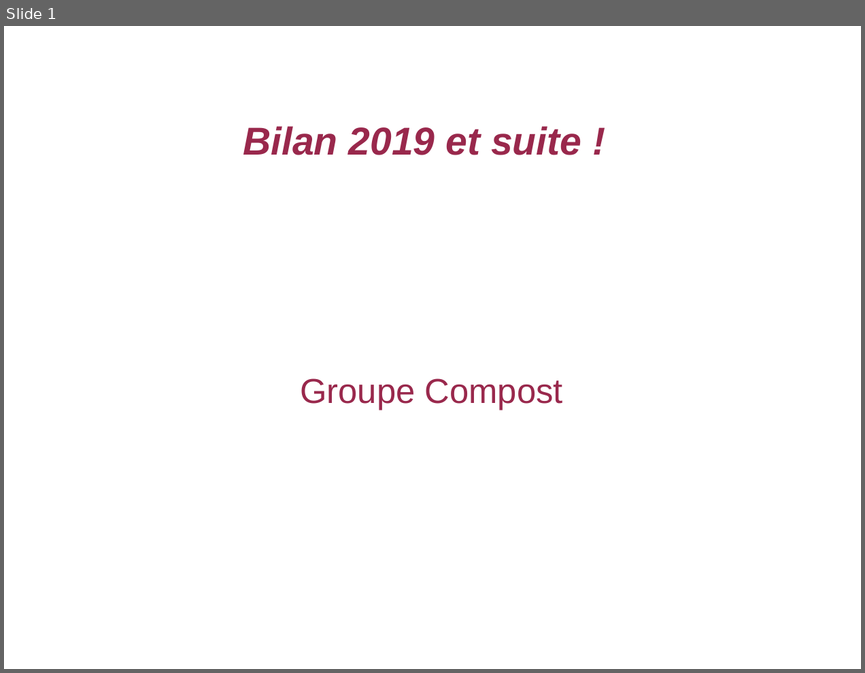
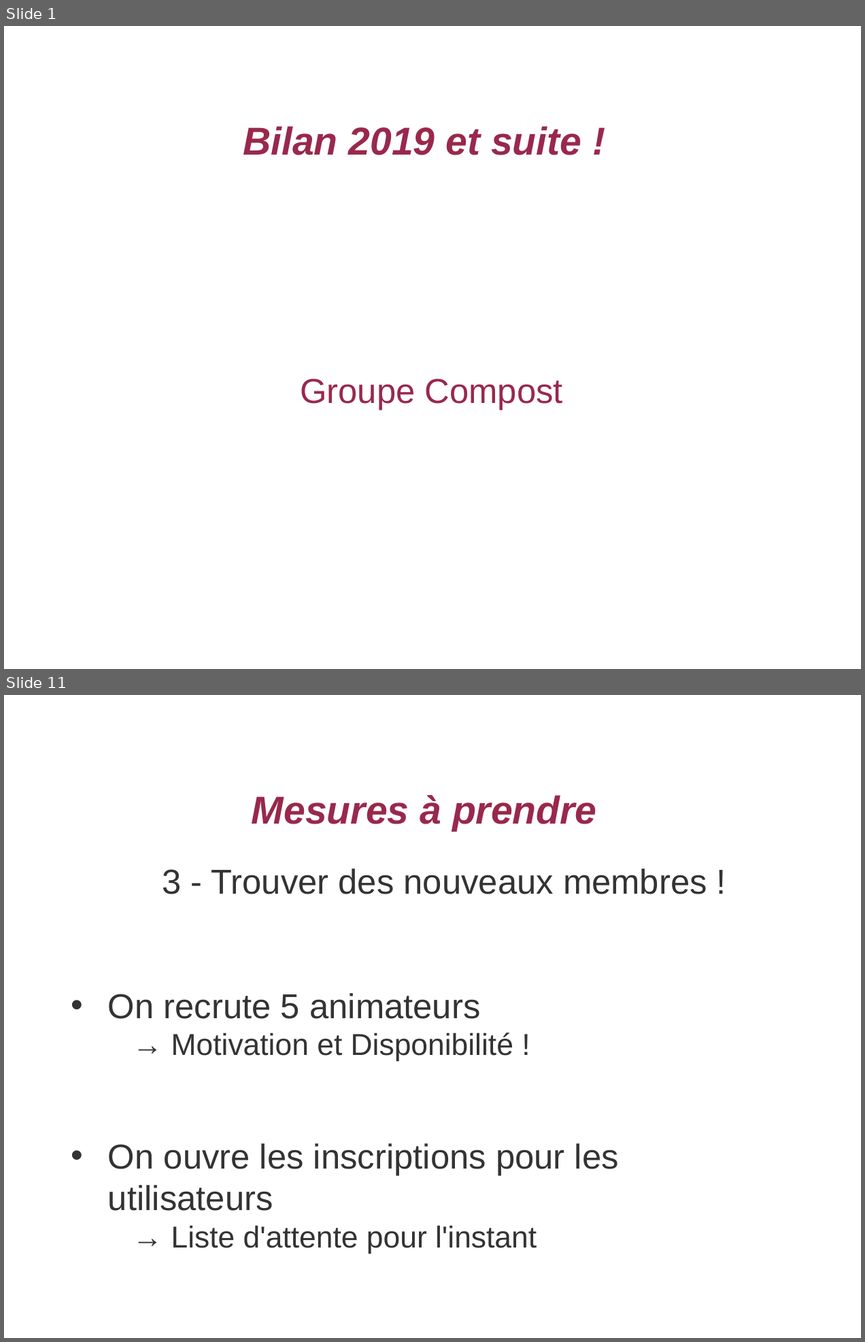
Before and after one commit to vatinvin/jardinciteaubry, a slide deck: assets/documents/2020-02-27 - AG jardin cité aubry - Compost.odp. Shown one above the other, each under a label of ours: slide 1 before the commit, slides 1 and 11 after it; the slides between them are not shown. The pictures are 865x673 and 865x1342 pixels, drawn with LibreOffice and Linux fonts; fonts in the diff are those of the drawing; background and template pictures are left out. Boxes give left, top, right and bottom in pixels: in the first picture for what was removed or moved away, otherwise in the second. Text is boxed around its words. In the diff, an @@ line names an element or a change of style, - is before the commit and + after.

```diff
--- a/assets/documents/2020-02-27 - AG jardin cité aubry - Compost.odp
+++ b/assets/documents/2020-02-27 - AG jardin cité aubry - Compost.odp
@@ slide 11 added at [4,695,861,1338], background picture (left out) @@
@@ title added at [252,795,597,830], 36 pt, text #99284C, bold, italic @@
+Mesures à prendre
@@ text added at [108,868,707,1253], 32 pt, text #333333 @@
+3 - Trouver des nouveaux membres !
+• On recrute 5 animateurs
+  → Motivation et Disponibilité !
+• On ouvre les inscriptions pour les utilisateurs
+  → Liste d'attente pour l'instant
```
Also in this commit, not shown: 9 slides changed, 1 other slide added, 1 slide removed.
